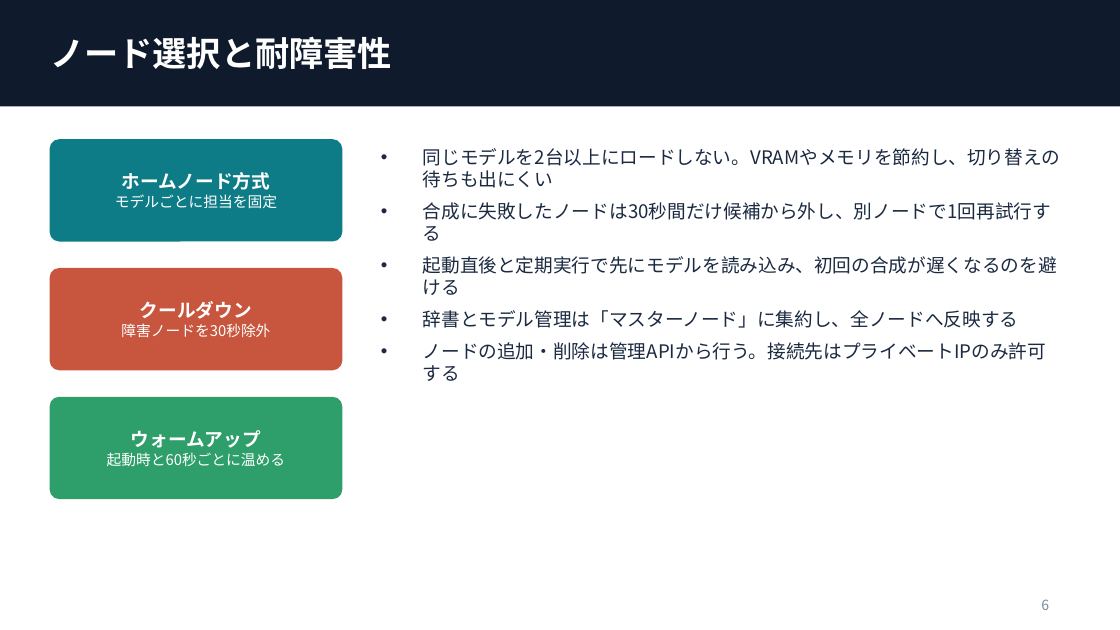
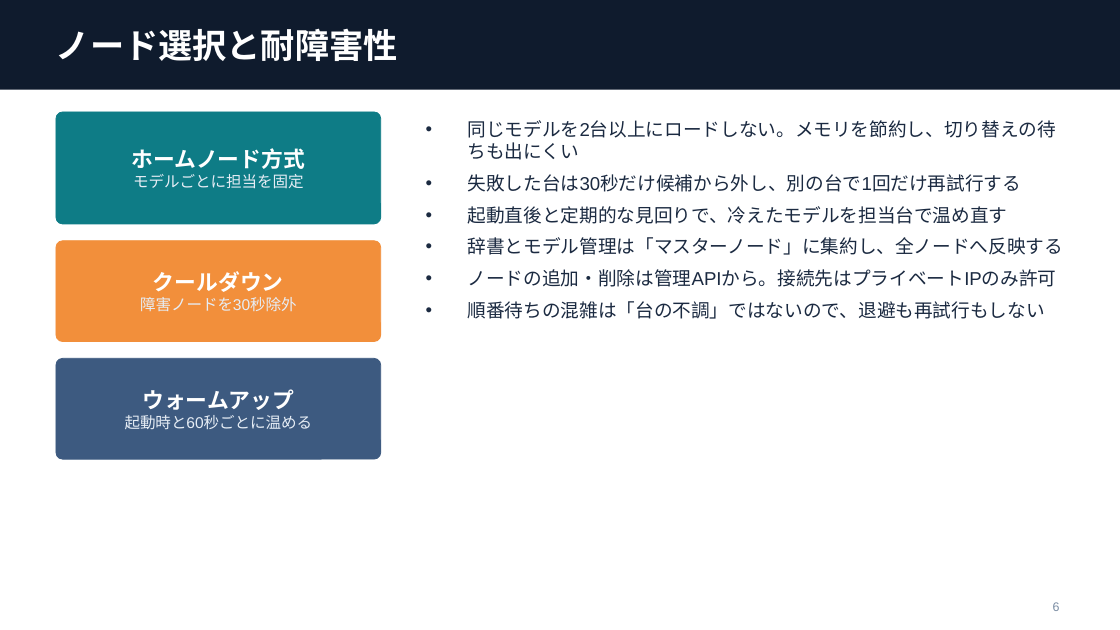
Before and after one commit to hit1023/hit-aivis-router, a slide deck: slide 6 of docs/aivis-router-architecture.pptx. Drawn at 1120x630 pixels with LibreOffice and Linux fonts; fonts in the diff are those of the drawing. Boxes give left, top, right and bottom in pixels: in the first picture for what was removed or moved away, otherwise in the second. Text is boxed around its words. In the diff, an @@ line names an element or a change of style, - is before the commit and + after.

```diff
--- a/docs/aivis-router-architecture.pptx
+++ b/docs/aivis-router-architecture.pptx
@@ rectangle resized from (x1=0, y1=0, x2=1120, y2=106) to (x1=0, y1=0, x2=1120, y2=90) @@
@@ text "ノード選択と耐障害性" at (x1=56, y1=28, x2=398, y2=61): font Noto Sans CJK JP to Arial @@
@@ text "ホームノード方式" moved from (x1=115, y1=172, x2=277, y2=209) to (x1=131, y1=148, x2=305, y2=189) @@
@@ text "ホームノード方式" at (x1=131, y1=148, x2=305, y2=189): size 12 to 14 pt in "ホームノード方式"; font Noto Sans CJK JP to Arial; size 9.5 to 10 pt, text colour #FFFFFF to #E6EDF5 in "モデルごとに担当を固定" @@
@@ rounded rectangle resized from (x1=50, y1=140, x2=342, y2=241) to (x1=56, y1=112, x2=381, y2=224) @@
@@ rounded rectangle at (x1=56, y1=112, x2=381, y2=224): outline #0E7C86 1 pt to #0E7C86 0.5 pt; proportions changed @@
@@ text "同じモデルを2台以上にロードしない。メモリを節約し、切り替えの待ちも出にくい" moved from (x1=423, y1=148, x2=1061, y2=360) to (x1=468, y1=120, x2=1064, y2=319) @@
@@ text at (x1=468, y1=120, x2=1057, y2=224): text changed; font Noto Sans CJK JP to Arial @@
-• 同じモデルを2台以上にロードしない。VRAMやメモリを節約し、切り替えの待ちも出にくい
-• 合成に失敗したノードは30秒間だけ候補から外し、別ノードで1回再試行する
-• 起動直後と定期実行で先にモデルを読み込み、初回の合成が遅くなるのを避ける
+• 同じモデルを2台以上にロードしない。メモリを節約し、切り替えの待ちも出にくい
+• 失敗した台は30秒だけ候補から外し、別の台で1回だけ再試行する
+• 起動直後と定期的な見回りで、冷えたモデルを担当台で温め直す
@@ text at (x1=468, y1=237, x2=1064, y2=255): font Noto Sans CJK JP to Arial in "辞書とモデル管理は「マスターノード」に集約し、全ノードへ反映する" @@
@@ text "クールダウン" moved from (x1=121, y1=301, x2=270, y2=337) to (x1=140, y1=271, x2=297, y2=311) @@
@@ text "クールダウン" at (x1=140, y1=271, x2=297, y2=311): size 12 to 14 pt in "クールダウン"; font Noto Sans CJK JP to Arial; size 9.5 to 10 pt, text colour #FFFFFF to #E6EDF5 in "障害ノードを30秒除外" @@
@@ rounded rectangle resized from (x1=50, y1=269, x2=342, y2=370) to (x1=56, y1=241, x2=381, y2=342) @@
@@ rounded rectangle at (x1=56, y1=241, x2=381, y2=342): fill #C8553D to #F28F3B; outline #C8553D 1 pt to #F28F3B 0.5 pt; proportions changed @@
@@ text at (x1=468, y1=269, x2=1057, y2=319): text changed; font Noto Sans CJK JP to Arial @@
-• ノードの追加・削除は管理APIから行う。接続先はプライベートIPのみ許可する
+• ノードの追加・削除は管理APIから。接続先はプライベートIPのみ許可
+• 順番待ちの混雑は「台の不調」ではないので、退避も再試行もしない
@@ text "ウォームアップ" moved from (x1=107, y1=430, x2=286, y2=466) to (x1=125, y1=389, x2=313, y2=429) @@
@@ text "ウォームアップ" at (x1=125, y1=389, x2=313, y2=429): size 12 to 14 pt in "ウォームアップ"; font Noto Sans CJK JP to Arial; size 9.5 to 10 pt, text colour #FFFFFF to #E6EDF5 in "起動時と60秒ごとに温める" @@
@@ rounded rectangle resized from (x1=50, y1=398, x2=342, y2=498) to (x1=56, y1=358, x2=381, y2=459) @@
@@ rounded rectangle at (x1=56, y1=358, x2=381, y2=459): fill #2E9E6B to #3D5A80; outline #2E9E6B 1 pt to #3D5A80 0.5 pt; proportions changed @@
@@ page number moved from (x1=1041, y1=599, x2=1049, y2=610) to (x1=1053, y1=602, x2=1060, y2=611) @@
@@ page number at (x1=1053, y1=602, x2=1060, y2=611): size 9 to 8 pt, font Noto Sans CJK JP to Arial @@
```
Also in this commit, not shown: 10 other slides changed, 5 slides added, 1 slide removed, 1 other file.
